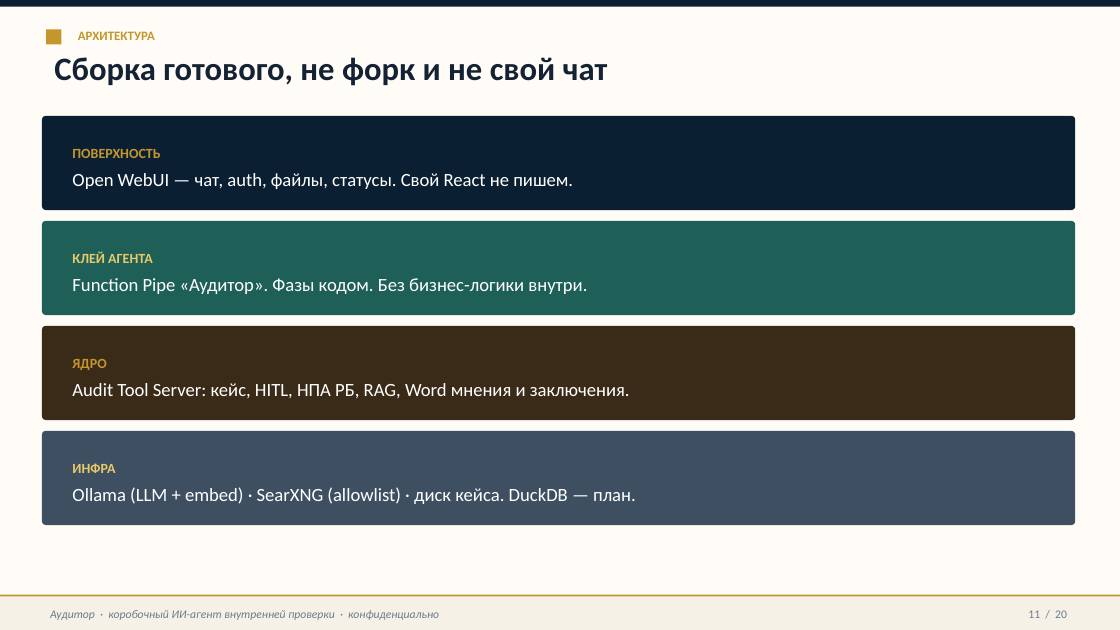
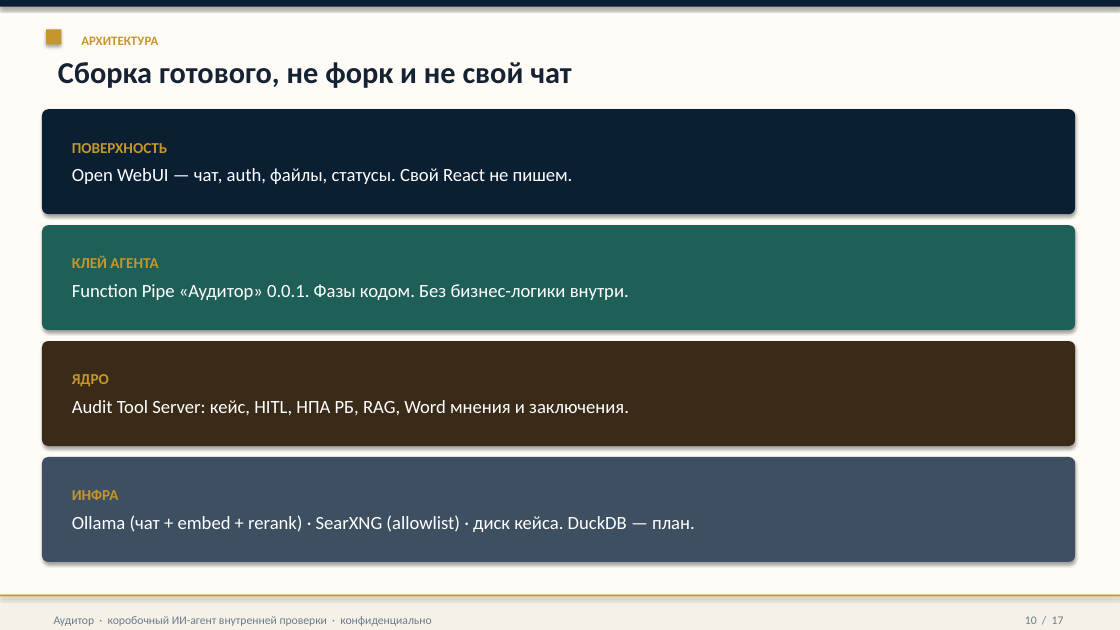
Before and after one commit to sweetd0vee/audit-tools, a slide deck: slide 10 of docs/Аудитор_ИИ-агент_презентация.pptx (slide 11 before the commit). Drawn at 1120x630 pixels with LibreOffice and Linux fonts; fonts in the diff are those of the drawing. Boxes give left, top, right and bottom in pixels: in the first picture for what was removed or moved away, otherwise in the second. Text is boxed around its words. In the diff, an @@ line names an element or a change of style, - is before the commit and + after.

```diff
--- a/docs/Аудитор_ИИ-агент_презентация.pptx
+++ b/docs/Аудитор_ИИ-агент_презентация.pptx
@@ shadow on in 5 elements at box(0, 0, 1120, 630), box(0, 0, 1120, 7), box(0, 595, 1120, 630), box(0, 595, 1120, 597), box(46, 29, 61, 45) @@
@@ text "АРХИТЕКТУРА": place and size @@
-text "АРХИТЕКТУРА" at box(78, 31, 155, 40)
+text "АРХИТЕКТУРА" at box(81, 36, 158, 45)
@@ text "Сборка готового, не форк и ..." at box(58, 62, 572, 88): size 28 to 26 pt @@
@@ rounded rectangle "ПОВЕРХНОСТЬ": place and size @@
-rounded rectangle "ПОВЕРХНОСТЬ" at box(42, 116, 1075, 210)
+rounded rectangle "ПОВЕРХНОСТЬ" at box(42, 109, 1075, 214)
@@ rounded rectangle "ПОВЕРХНОСТЬ" at box(42, 109, 1075, 214): size 12 to 13 pt in "ПОВЕРХНОСТЬ"; more space between paragraphs; less space between paragraphs; shadow on; proportions changed @@
@@ rounded rectangle "КЛЕЙ АГЕНТА": place and size @@
-rounded rectangle "КЛЕЙ АГЕНТА" at box(42, 221, 1075, 315)
+rounded rectangle "КЛЕЙ АГЕНТА" at box(42, 225, 1075, 330)
@@ rounded rectangle "КЛЕЙ АГЕНТА" at box(42, 225, 1075, 330): shadow on; proportions changed @@
@@ text in rounded rectangle at box(72, 256, 158, 268): size 12 to 13 pt, text colour #E8C96A to #C4962C in "КЛЕЙ АГЕНТА"; more space between paragraphs @@
@@ text in rounded rectangle at box(72, 284, 629, 300): text changed @@
-Function Pipe «Аудитор». Фазы кодом. Без бизнес-логики внутри.
+Function Pipe «Аудитор» 0.0.1. Фазы кодом. Без бизнес-логики внутри.
@@ rounded rectangle "ЯДРО": place and size @@
-rounded rectangle "ЯДРО" at box(42, 326, 1075, 420)
+rounded rectangle "ЯДРО" at box(42, 341, 1075, 446)
@@ rounded rectangle "ЯДРО" at box(42, 341, 1075, 446): size 12 to 13 pt in "ЯДРО"; more space between paragraphs; less space between paragraphs; shadow on; proportions changed @@
@@ rounded rectangle "ИНФРА" at box(42, 457, 1075, 562): shadow on; proportions changed @@
@@ rounded rectangle "ИНФРА": place and size @@
-rounded rectangle "ИНФРА" at box(42, 431, 1075, 525)
+rounded rectangle "ИНФРА" at box(42, 457, 1075, 562)
@@ text in rounded rectangle at box(72, 490, 119, 500): size 12 to 13 pt, text colour #E8C96A to #C4962C in "ИНФРА"; more space between paragraphs @@
@@ text in rounded rectangle at box(72, 515, 695, 532): text changed @@
-Ollama (LLM + embed) · SearXNG (allowlist) · диск кейса. DuckDB — план.
+Ollama (чат + embed + rerank) · SearXNG (allowlist) · диск кейса. DuckDB — план.
@@ text "Аудитор · коробочный ИИ-агент внутренней ..." at box(54, 616, 431, 626): italic off @@
@@ text at box(1025, 616, 1064, 624): text changed @@
-11 / 20
+10 / 17
```
Also in this commit, not shown: 14 other slides changed, 2 slides added, 5 slides removed, 4 other files.
